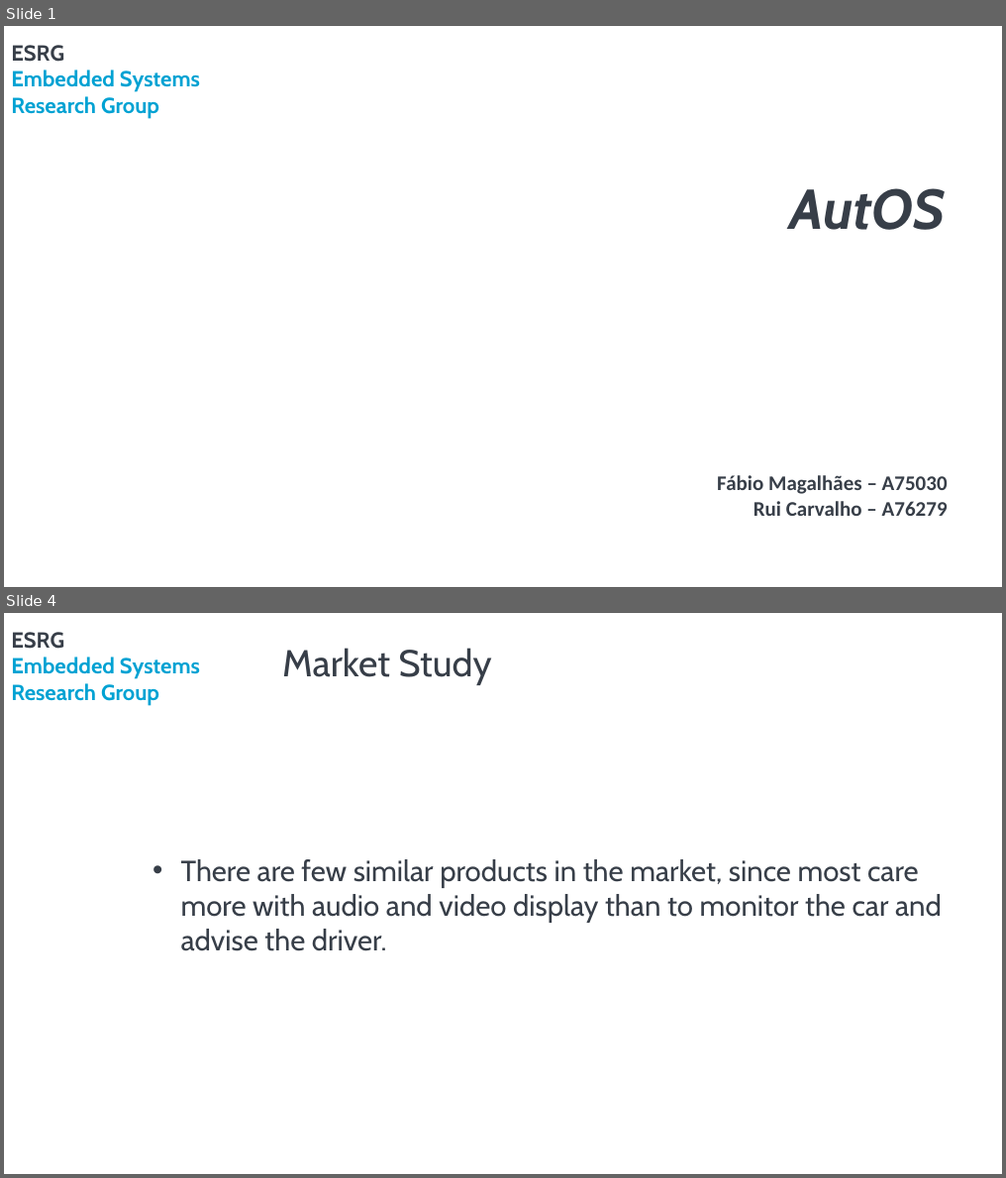
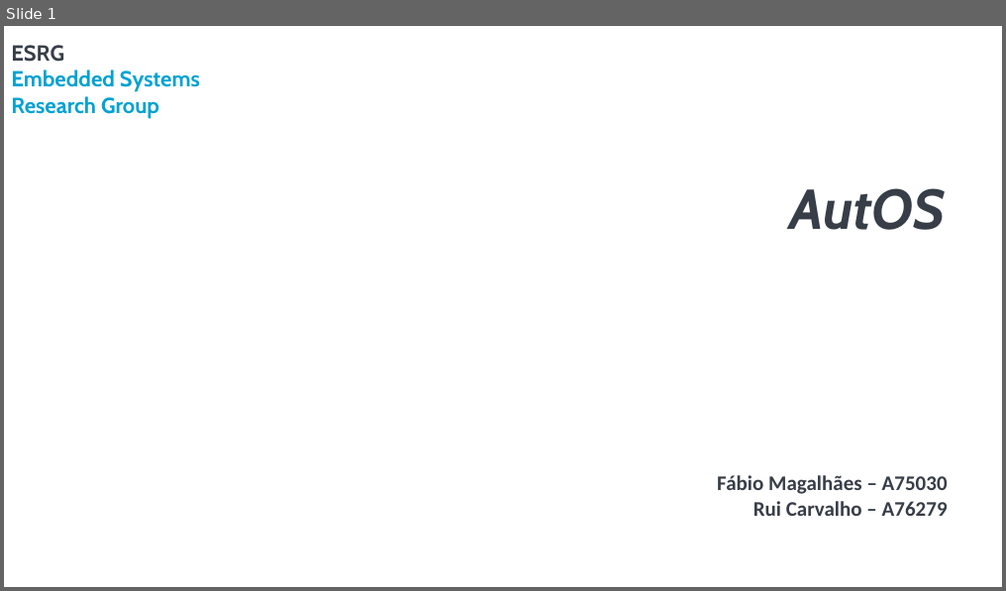
Before and after one commit to rpcarvalho/PSE, a slide deck: Reports/AnalysisApresentation_A75030_FabioMagalhaes_A76279_RuiCarvalho.pptx. Shown one above the other, each under a label of ours: slides 1 and 4 before the commit, slide 1 after it; the slides between them are not shown. The pictures are 1006x1178 and 1006x591 pixels, drawn with LibreOffice and Linux fonts; fonts in the diff are those of the drawing; background and template pictures are left out. Boxes give left, top, right and bottom in pixels: in the first picture for what was removed or moved away, otherwise in the second. Text is boxed around its words. In the diff, an @@ line names an element or a change of style, - is before the commit and + after.

```diff
--- a/Reports/AnalysisApresentation_A75030_FabioMagalhaes_A76279_RuiCarvalho.pptx
+++ b/Reports/AnalysisApresentation_A75030_FabioMagalhaes_A76279_RuiCarvalho.pptx
@@ slide 4 removed at box(4, 613, 1002, 1174), background #FFFFFF; not listed: 2 template elements that a slide beside it also shows @@
@@ title removed at box(282, 648, 492, 685) @@
-Market Study
@@ text removed at box(181, 860, 942, 952) @@
-• There are few similar products in the market, since most care more with audio and video display than to monitor the car and advise the driver.
```
Also in this commit, not shown: 6 slides changed, 24 slides added, 10 other slides removed, 1 other file.
